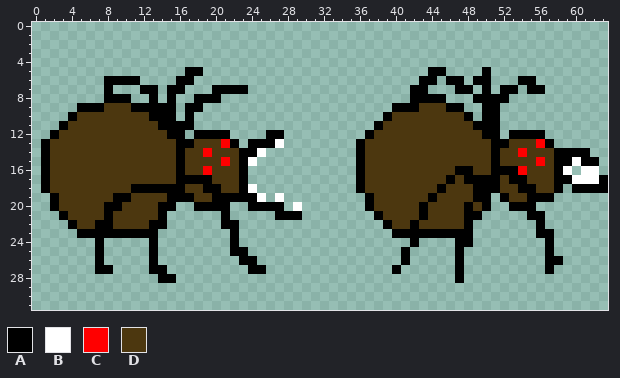
Pixel-art sprite -- Assets/Resources/Sprites/Enemies/spider_melee.png. That is the earlier state.
The file is 64x32 pixels.
Palette (. is transparent): A #000000  B #ffffff  C #ff0000  D #4c370f
Pixels before, first column x 1:
 5 ................AA.........................AA....A.............
 6 .......AAAA....AA.........................AA.AA.AA...AA........
 7 .......A...AA.AA...AAAA..................AA...AA.A.AA.AA.......
 8 .......AAA..A.A..AAA.....................AAAA...AAAA...........
 9 ....AAADDDAAAAA.AA.....................AAADDDAA..AA............
10 ...ADDDDDDDDAAA.A.....................ADDDDDDDDA.AA............
11 ..ADDDDDDDDDDAAAA....................ADDDDDDDDDDAAA............
12 .ADDDDDDDDDDDDAA.AAAA....AA.........ADDDDDDDDDDDDAA.AAAA.......
13 ADDDDDDDDDDDDDDAADDDCA.AAAB........ADDDDDDDDDDDDDDAADDDCA......
14 ADDDDDDDDDDDDDDADDCDDDAAB..........ADDDDDDDDDDDDDDADDCDDDAAAA..
15 ADDDDDDDDDDDDDDADDDDCDAB...........ADDDDDDDDDDDDDDADDDDCDAABAA.
16 ADDDDDDDDDDDDDDADDCDDDA............ADDDDDDDDDDAADDAAACDDDAB.BB.
17 ADDDDDDDDDDDDDDAAAADDDA............ADDDDDDDDDADAAAADAADDDAABBBA
18 ADDDDDDDDDAAAAAADDAADDAB...........ADDDDDDDDADDDAAADDAADDA.AAAA
19 .ADDDDDDAADDDDAAADDAAAAAB.B.........ADDDDDDADDDDAA.ADDAAA......
20 .ADDDDDAADDDDAA..AAAA..AAAA.B.......ADDDDDADDDDADA..AAA........
21 ..ADDDDADDDDDA......A.....AAA........ADDDDADDDDAA.....AA.......
22 ...ADDAADDDDAA......AA................ADDADDDDDA.......A.......
23 ....AAAAAAAAA........A.................AAAAAAAAA.......AA......
24 ......A.....A........A...................A....AA........A......
25 ......A.....A........AA.................A.....A.........A......
26 ......A.....A.........AA................A.....A.........AA.....
27 ......AA....AA.........AA..............A......A.........A......
28 .............AA...............................A................
Now the later version:
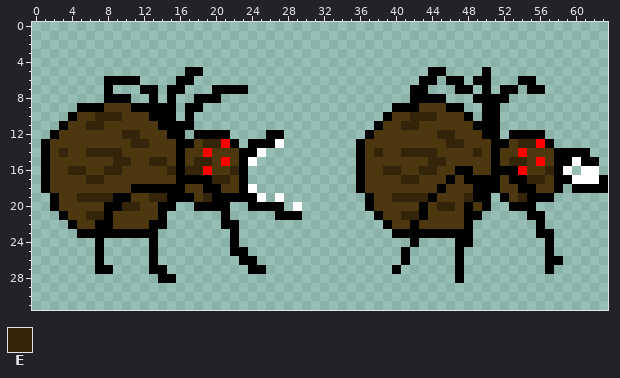
Colours new in this view: E #33240a
From old to new:
y 10: x 7..9 DDD -> EEE; x 42..44 DDD -> EEE
y 11: x 6..7 DD -> EE; x 41..42 DD -> EE
y 12: x 10..11 DD -> EE; x 45..46 DD -> EE
y 13: x 11..12 DD -> EE; x 19..20 DD -> EE; x 46..47 DD -> EE; x 54..55 DD -> EE
y 14: x 3 D -> E; x 6..9 DDDD -> EEEE; x 38 D -> E; x 41..44 DDDD -> EEEE; x 49 D -> E
y 15: x 9..10 DD -> EE; x 13..14 DD -> EE; x 18..19 DD -> EE; x 44..45 DD -> EE; x 53..54 DD -> EE
y 16: x 4..5 DD -> EE; x 8..9 DD -> EE; x 15 D -> E; x 17..18 DD -> EE; x 22 D -> E; x 39..40 DD -> EE; x 43..44 DD -> EE; x 57 D -> E
y 17: x 6..7 DD -> EE; x 20..21 DD -> EE; x 41..42 DD -> EE; x 55..56 DD -> EE
y 19: x 5..8 DDDD -> EEEE; x 13..14 DD -> EE; x 19 D -> E; x 40..43 DDDD -> EEEE; x 48 D -> E; x 54 D -> E
y 20: x 10..11 DD -> EE; x 45..46 DD -> EE
y 21: x 6..7 DD -> EE; x 41..42 DD -> EE
Where, in picture pixels (left, top, right, bottom), the same in both pictures:
changed: (59, 112, 239, 220)
changed: (374, 112, 554, 220)
